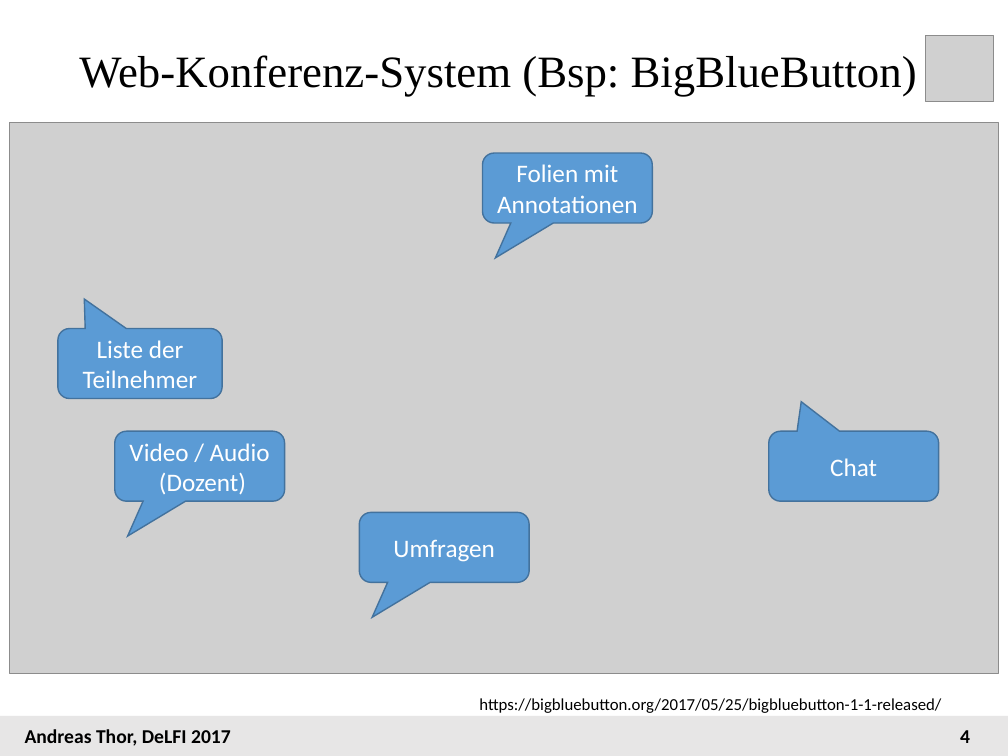
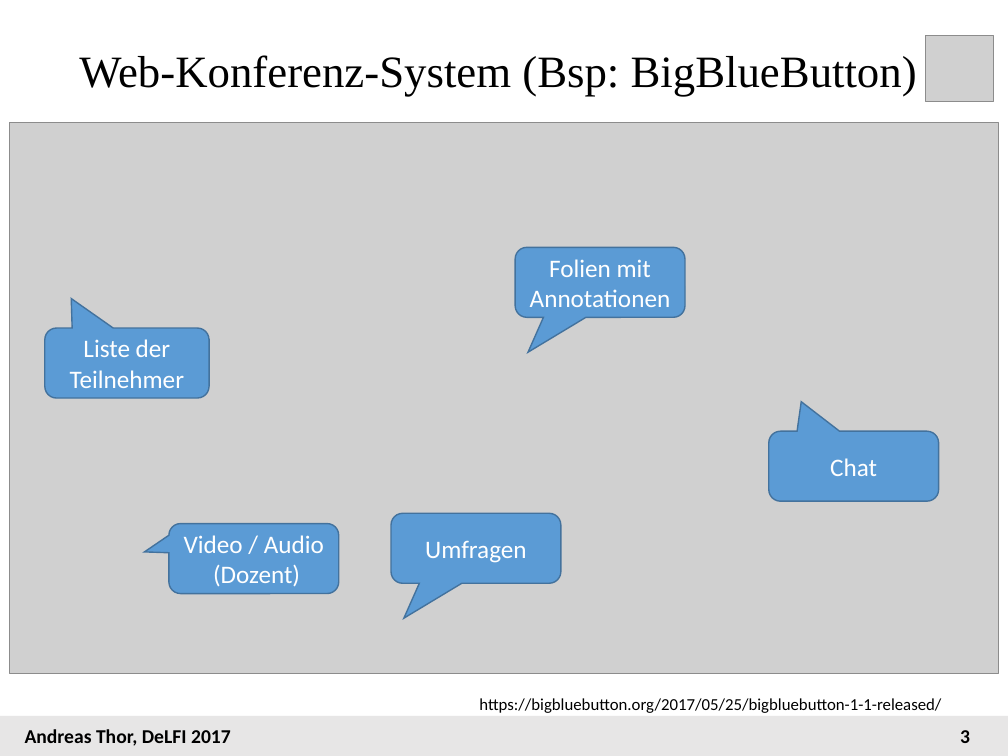
Before and after one commit to andreas-thor/papers, a slide deck: slide 3 of DIAL/DIAL_Delfi_2017_Vortrag.pptx (slide 4 before the commit). Drawn at 1008x756 pixels with LibreOffice and Linux fonts; fonts in the diff are those of the drawing; grey boxes stand for pictures. Boxes give left, top, right and bottom in pixels: in the first picture for what was removed or moved away, otherwise in the second. Text is boxed around its words. In the diff, an @@ line names an element or a change of style, - is before the commit and + after.

```diff
--- a/DIAL/DIAL_Delfi_2017_Vortrag.pptx
+++ b/DIAL/DIAL_Delfi_2017_Vortrag.pptx
@@ rounded speech box "Folien mit Annotationen" moved from (x1=483, y1=153, x2=653, y2=223) to (x1=515, y1=247, x2=685, y2=317) @@
@@ rounded speech box "Liste der Teilnehmer" moved from (x1=57, y1=329, x2=222, y2=398) to (x1=44, y1=328, x2=209, y2=397) @@
@@ rounded speech box "Video / Audio (Dozent)" moved from (x1=115, y1=431, x2=285, y2=501) to (x1=169, y1=523, x2=340, y2=593) @@
@@ rounded speech box "Video / Audio (Dozent)" at (x1=169, y1=523, x2=340, y2=593): proportions changed @@
@@ rounded speech box "Umfragen" moved from (x1=359, y1=512, x2=529, y2=582) to (x1=391, y1=513, x2=561, y2=583) @@
@@ page number at (x1=960, y1=730, x2=970, y2=743): text changed @@
-4
+3
```
Also in this commit, not shown: 3 other slides changed, 1 slide removed.
